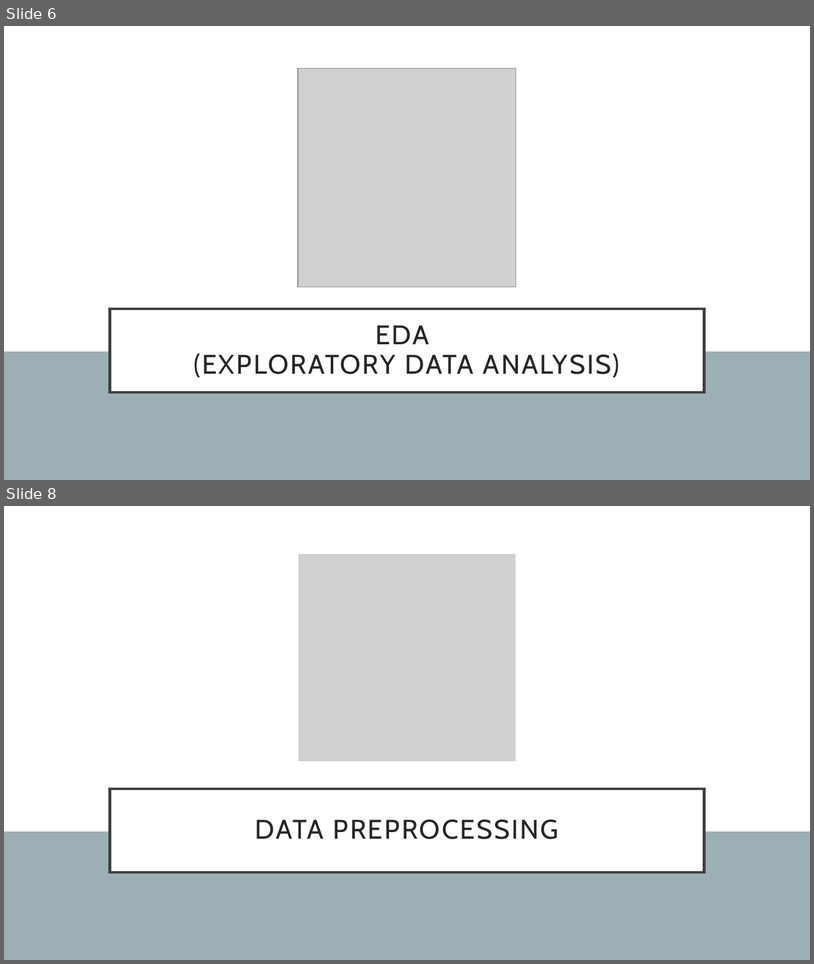
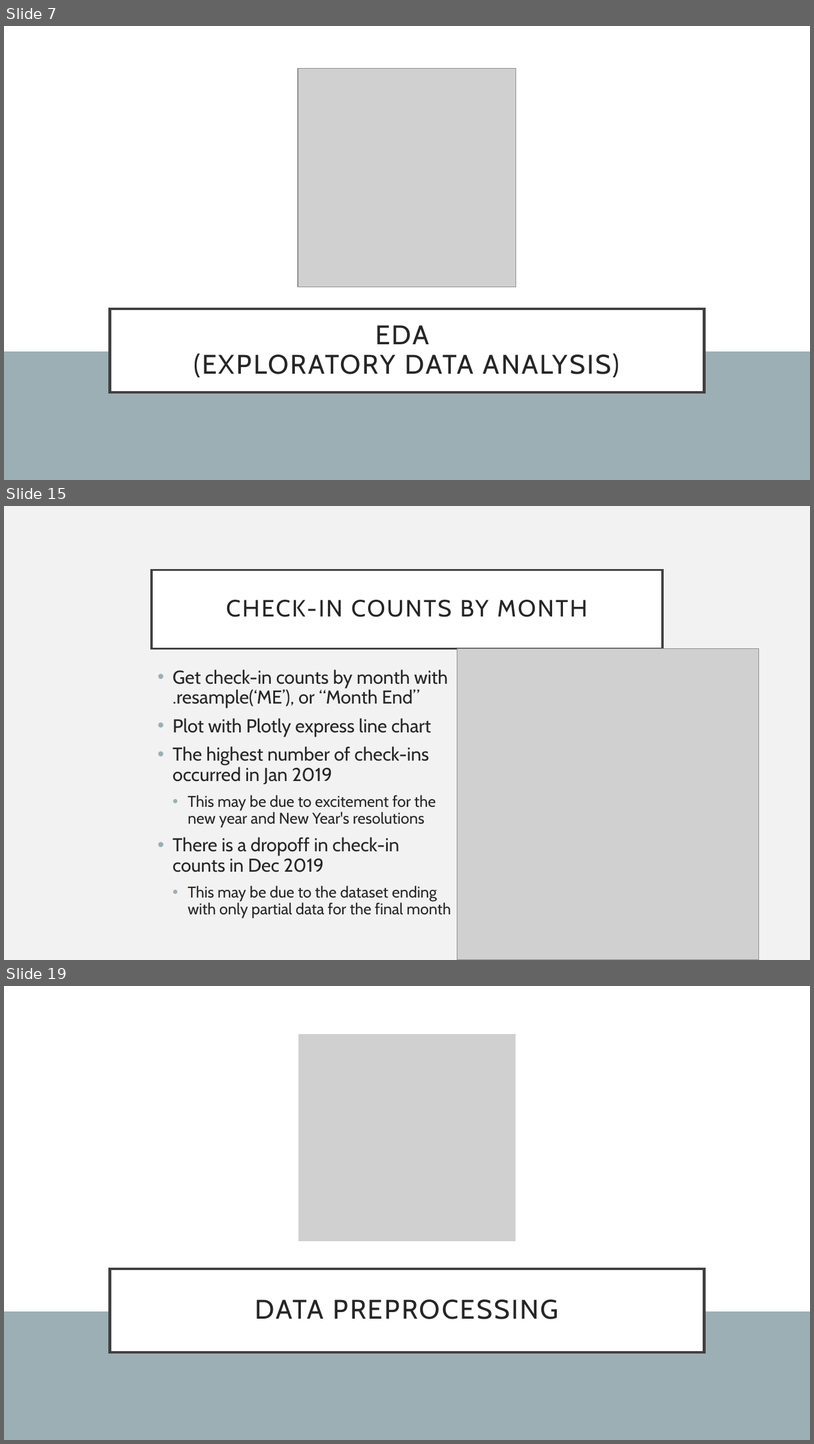
Before and after one commit to chelseanbr/aih-eda-modeling, a slide deck: aih-sl-tutorial.pptx. Shown one above the other, each under a label of ours: slides 6 and 8 before the commit, slides 7, 15 and 19 after it; the slides between them are not shown. The pictures are 814x964 and 814x1444 pixels, drawn with LibreOffice and Linux fonts; fonts in the diff are those of the drawing; grey boxes stand for pictures. Boxes give left, top, right and bottom in pixels: in the first picture for what was removed or moved away, otherwise in the second. Text is boxed around its words. In the diff, an @@ line names an element or a change of style, - is before the commit and + after.

```diff
--- a/aih-sl-tutorial.pptx
+++ b/aih-sl-tutorial.pptx
@@ slide 15 added at (x1=4, y1=506, x2=810, y2=960), background #F2F2F2 @@
@@ title added at (x1=152, y1=570, x2=663, y2=648), fill #FFFFFF, outline #404040 2.5 pt, 28 pt, text #262626 @@
+CHECK-IN COUNTS BY MONTH
@@ picture added at (x1=458, y1=648, x2=759, y2=959) @@
@@ text added at (x1=173, y1=669, x2=451, y2=918), 22.2 pt, text #262626 @@
+• Get check-in counts by month with .resample(‘ME’), or “Month End”
+• Plot with Plotly express line chart
+• The highest number of check-ins occurred in Jan 2019
+  • This may be due to excitement for the new year and New Year's resolutions
+• There is a dropoff in check-in counts in Dec 2019
+  • This may be due to the dataset ending with only partial data for the final month
@@ what was slide 6 is now slide 7 @@
@@ what was slide 8 is now slide 19 @@
```
Also in this commit, not shown: 2 slides changed, 11 other slides added, 1 slide removed, 1 other file.
